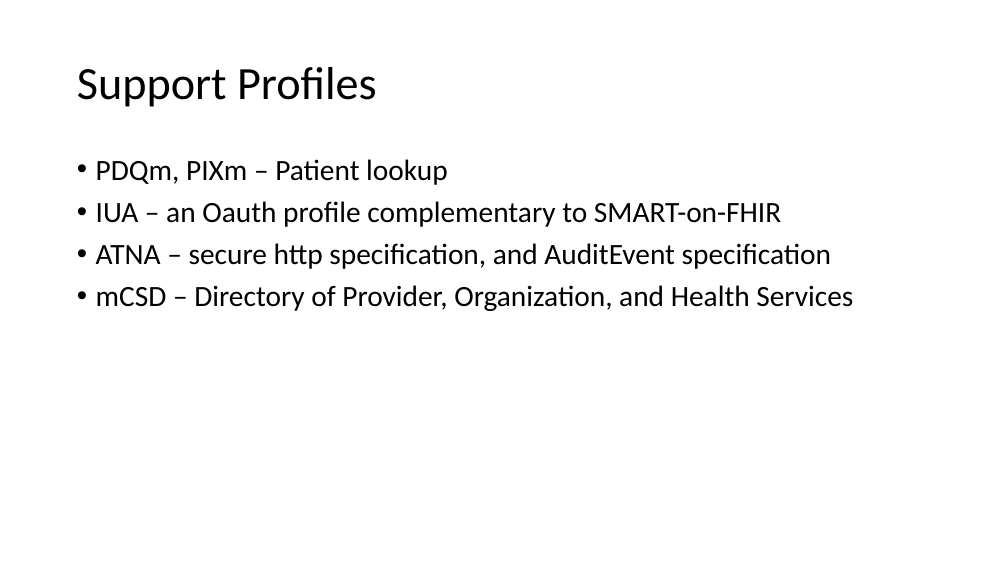
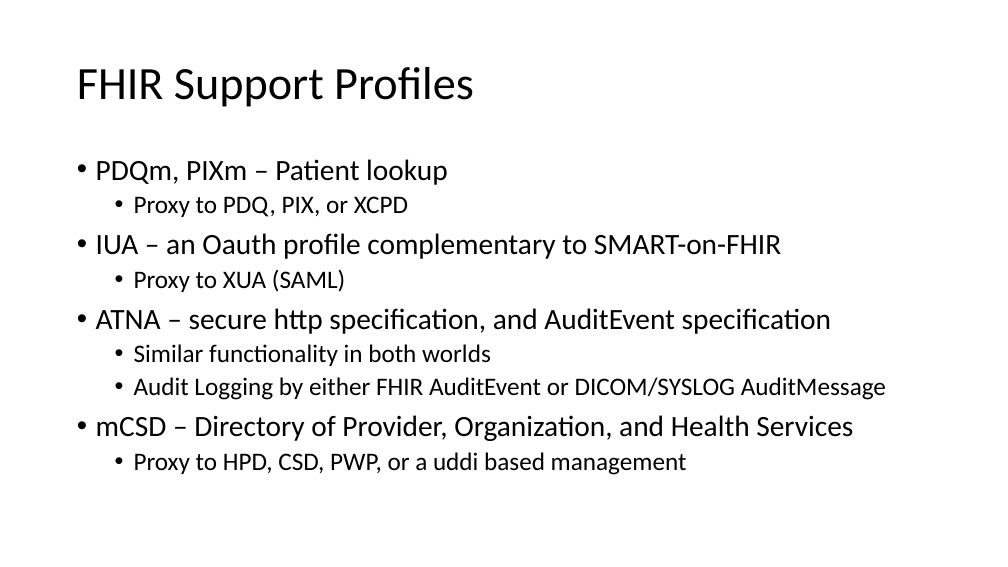
Before and after one commit to IHE/IT-Infrastructure, a slide deck: slide 16 of Presentations/XDSonFHIR-MHD+mXDE+QEDm.pptx. Drawn at 1008x567 pixels with LibreOffice and Linux fonts; fonts in the diff are those of the drawing. Boxes give left, top, right and bottom in pixels: in the first picture for what was removed or moved away, otherwise in the second. Text is boxed around its words. In the diff, an @@ line names an element or a change of style, - is before the commit and + after.

```diff
--- a/Presentations/XDSonFHIR-MHD+mXDE+QEDm.pptx
+++ b/Presentations/XDSonFHIR-MHD+mXDE+QEDm.pptx
@@ title at bbox=[77, 67, 474, 107]: text changed @@
-Support Profiles
+FHIR Support Profiles
@@ text at bbox=[134, 196, 408, 217]: paragraph added @@
+  • Proxy to PDQ, PIX, or XCPD
@@ text at bbox=[134, 270, 345, 292]: paragraph added @@
+  • Proxy to XUA (SAML)
@@ text at bbox=[134, 344, 886, 400]: paragraphs added @@
+  • Similar functionality in both worlds
+  • Audit Logging by either FHIR AuditEvent or DICOM/SYSLOG AuditMessage
@@ text at bbox=[134, 452, 687, 475]: paragraph added @@
+  • Proxy to HPD, CSD, PWP, or a uddi based management
```
Also in this commit, not shown: 3 other slides changed, 3 slides added.
